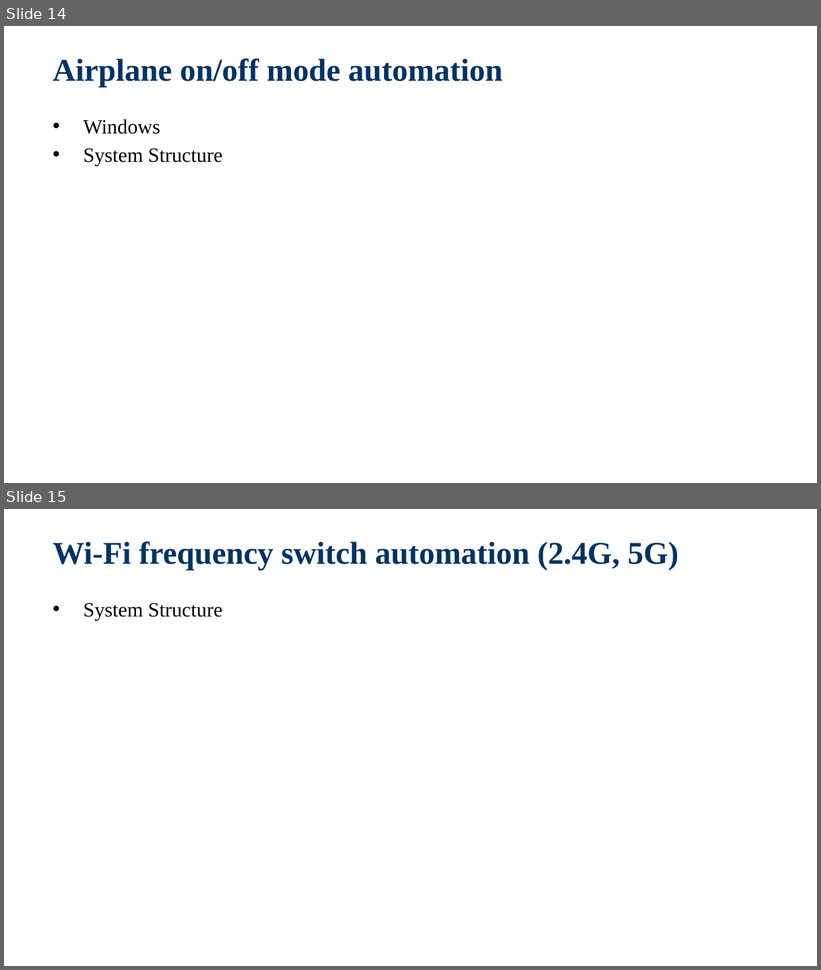
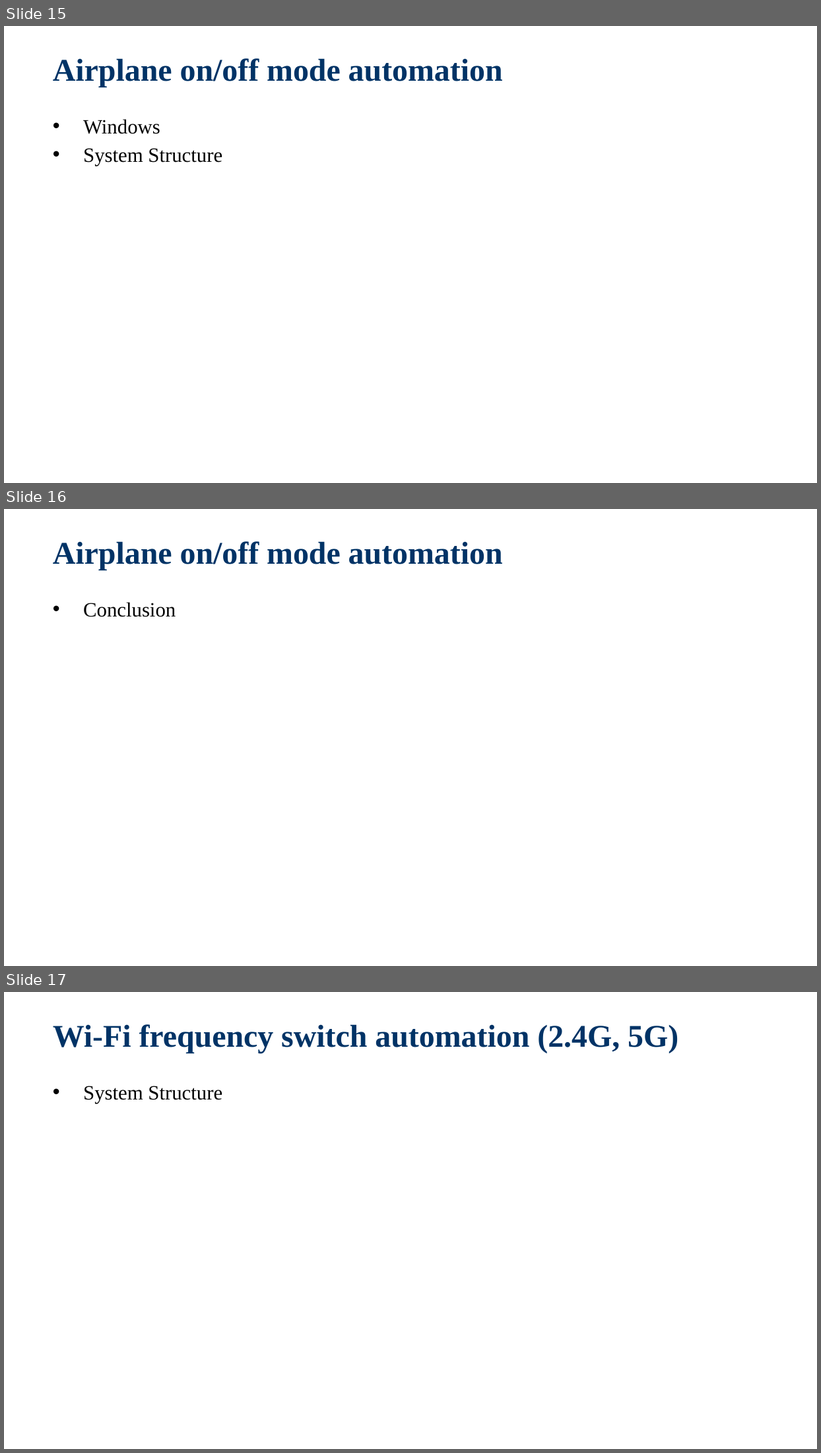
Before and after one commit to jackiejay888/automation, a slide deck: kpi/Test Automation_Demo.pptx. Shown one above the other, each under a label of ours: slides 14 and 15 before the commit, slides 15, 16 and 17 after it. The pictures are 821x970 and 821x1453 pixels, drawn with LibreOffice and Linux fonts; fonts in the diff are those of the drawing; background and template pictures are left out. Boxes give left, top, right and bottom in pixels: in the first picture for what was removed or moved away, otherwise in the second. Text is boxed around its words. In the diff, an @@ line names an element or a change of style, - is before the commit and + after.

```diff
--- a/kpi/Test Automation_Demo.pptx
+++ b/kpi/Test Automation_Demo.pptx
@@ slide 16 added at bbox=[4, 509, 817, 966], background picture (left out) @@
@@ title added at bbox=[53, 541, 503, 570], 28 pt, text #003366, bold @@
+Airplane on/off mode automation
@@ text added at bbox=[83, 602, 176, 617], 18 pt, text #000000 @@
+  • Conclusion
@@ what was slide 14 is now slide 15 @@
@@ what was slide 15 is now slide 17 @@
```
Also in this commit, not shown: 3 slides changed, 7 other slides added, 2 other files.
